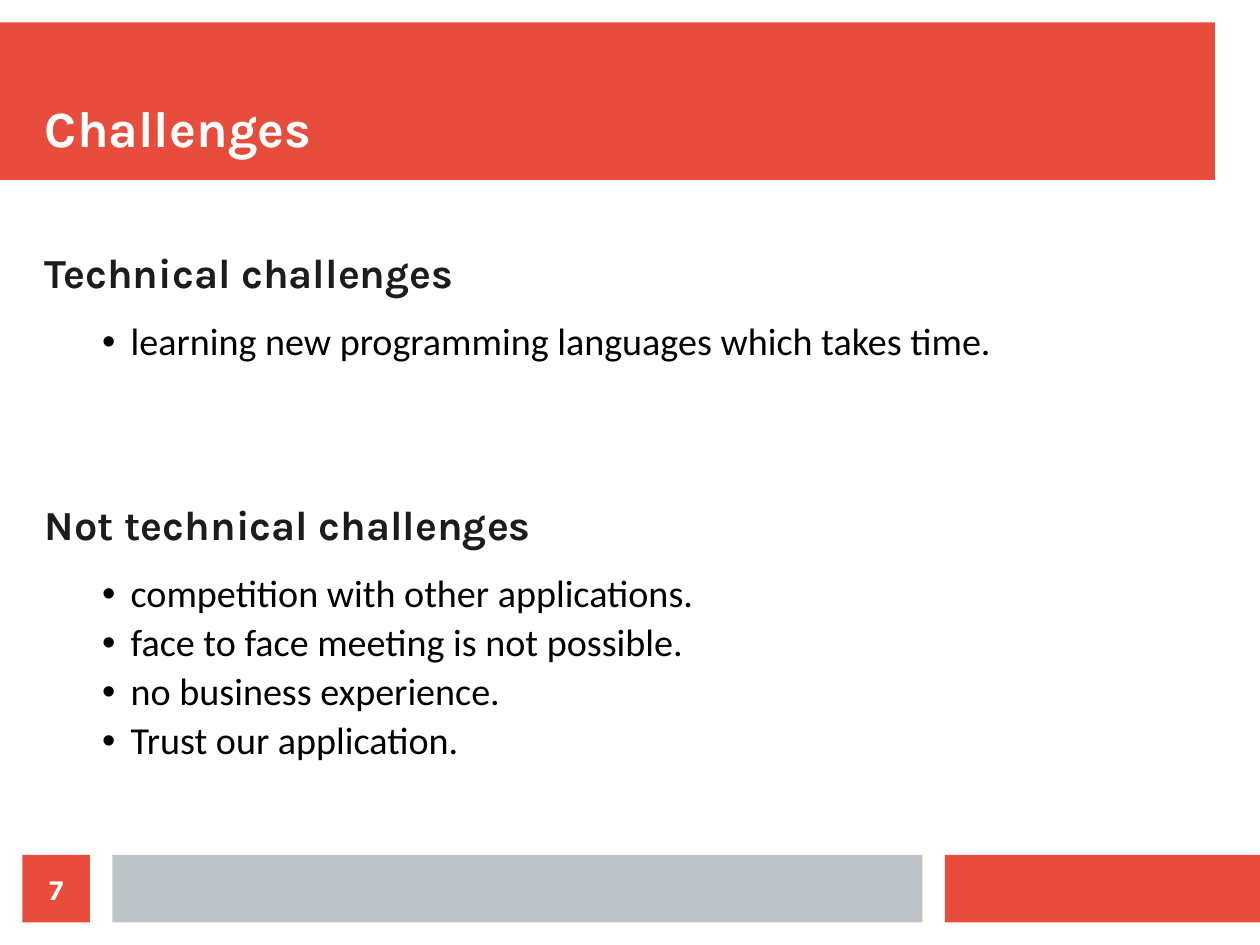
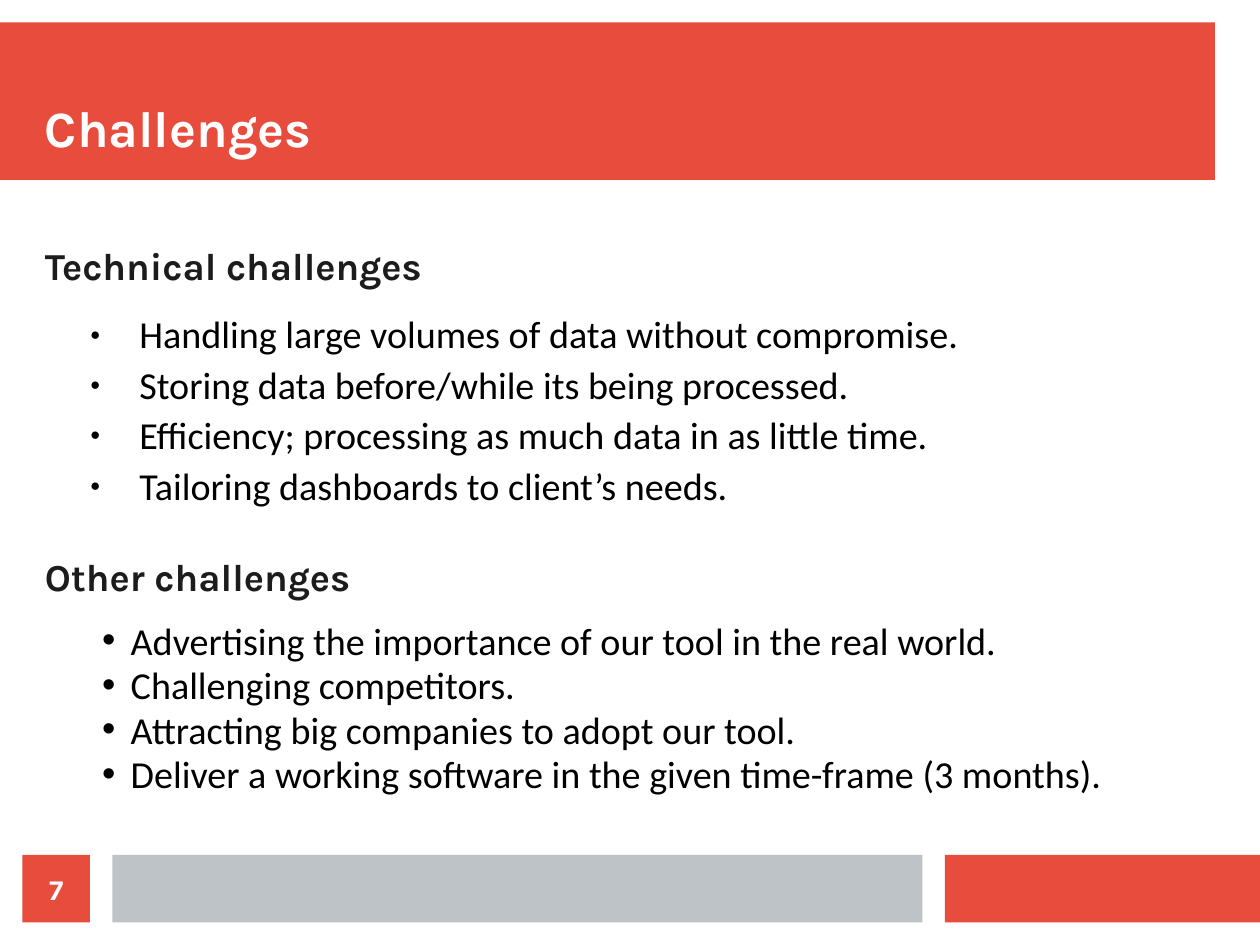
Before and after one commit to Aliii98/osoc19, a slide deck: slide 7 of OSOC-proposal-bigdata.odp. Drawn at 1260x945 pixels with LibreOffice and Linux fonts; fonts in the diff are those of the drawing. Boxes give left, top, right and bottom in pixels: in the first picture for what was removed or moved away, otherwise in the second. Text is boxed around its words. In the diff, an @@ line names an element or a change of style, - is before the commit and + after.

Commit message:
fixed overall layout.. finished market and challenges slides

```diff
--- a/OSOC-proposal-bigdata.odp
+++ b/OSOC-proposal-bigdata.odp
@@ text at (45, 253, 422, 290): size 26 to 24.1 pt in "Technical challenges"; line spacing 1 to 0.9 @@
@@ text at (45, 321, 1101, 795): text changed; size 24 to 24.1 pt @@
-  • learning new programming languages which takes time.
-Not technical challenges
-  • competition with other applications.
-  • face to face meeting is not possible.
-  • no business experience.
-  • Trust our application.
+  ● Handling large volumes of data without compromise.
+  ● Storing data before/while its being processed.
+  ● Efficiency; processing as much data in as little time.
+  ● Tailoring dashboards to client’s needs.
+Other challenges
+  • Advertising the importance of our tool in the real world.
+  • Challenging competitors.
+  • Attracting big companies to adopt our tool.
+  • Deliver a working software in the given time-frame (3 months).
```
Also in this commit, not shown: 4 other slides changed, 1 slide added, 1 slide removed.
